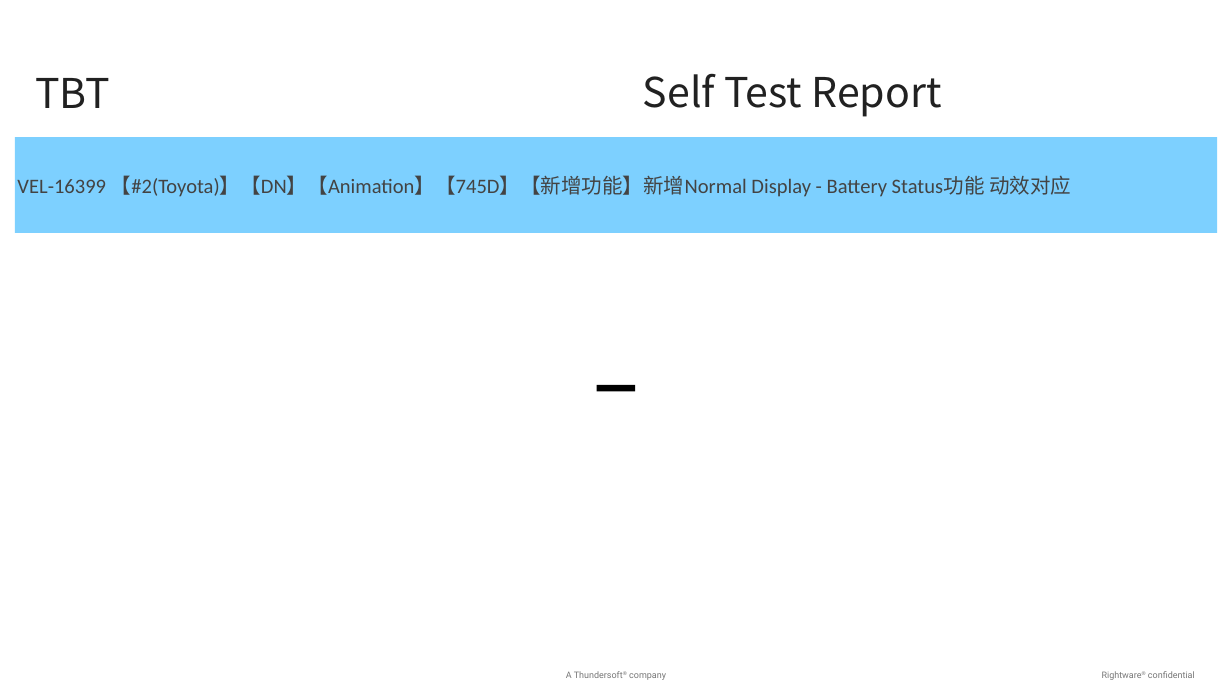
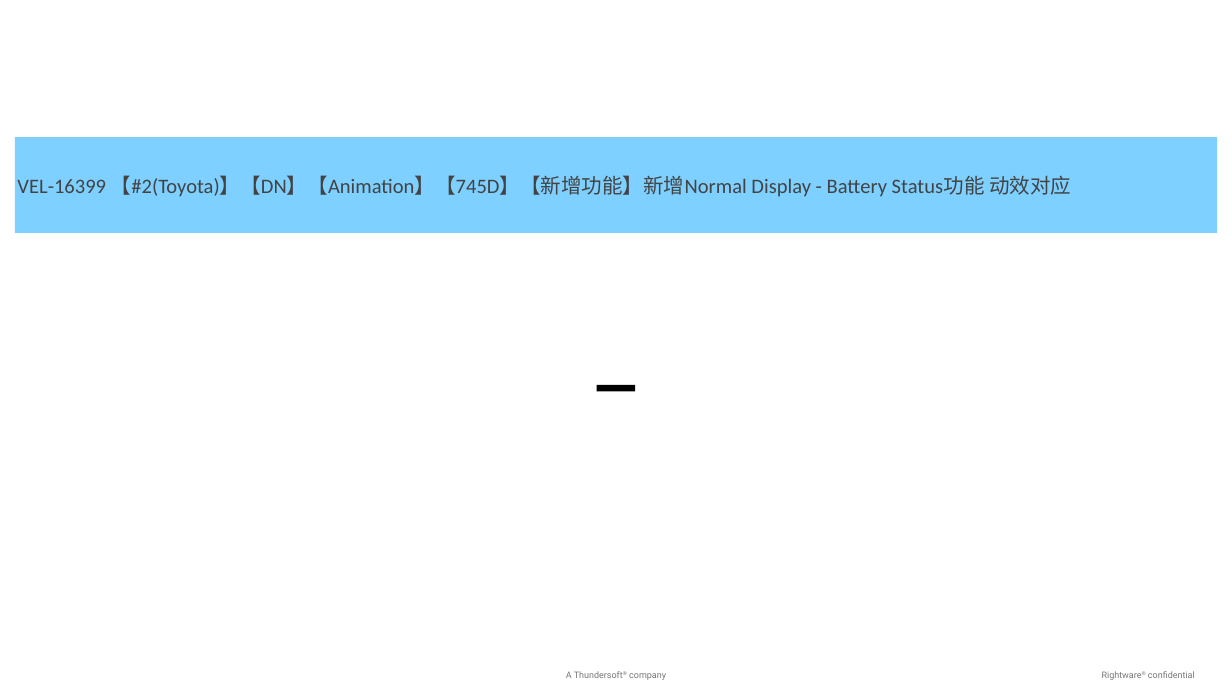
Before and after one commit to baochen-rw/JIRA-exporter, a slide deck: slide 2 of jira_export_pptx.pptx (slide 3 before the commit). Drawn at 1232x693 pixels with LibreOffice and Linux fonts; fonts in the diff are those of the drawing; background and template pictures are left out. Boxes give left, top, right and bottom in pixels: in the first picture for what was removed or moved away, otherwise in the second. Text is boxed around its words. In the diff, an @@ line names an element or a change of style, - is before the commit and + after.

```diff
--- a/jira_export_pptx.pptx
+++ b/jira_export_pptx.pptx
@@ text removed at box(35, 78, 110, 108) @@
-TBT
@@ text removed at box(643, 73, 942, 117) @@
-Self Test Report
```
Also in this commit, not shown: 1 other slide changed, 1 slide removed, 14 other files.
